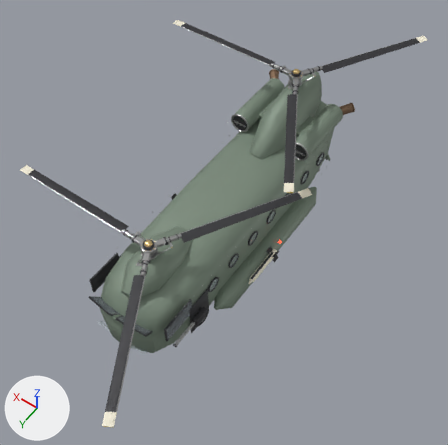
Renders of the glTF model assets/models/choppa/mule.glb from each side of a commit.
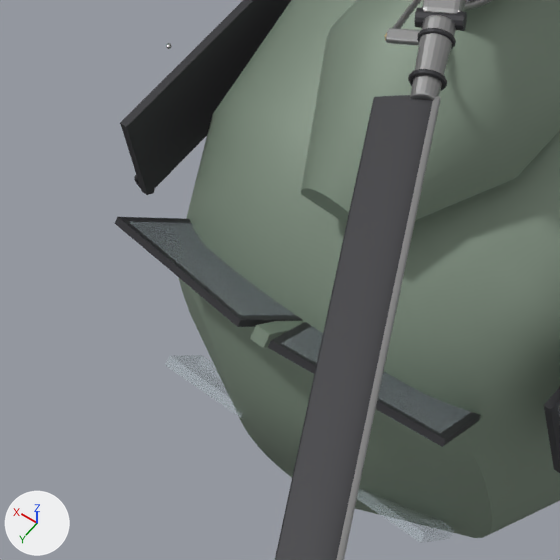
There are two pictures of each version: one whole from a 50 mm lens placed at (-6.74, 9.44, 14.43), pointed at (-0.14, 0.21, -0.08), one close up on the part from 15% to 37% of the width and 58% to 80% of the height. Lighting does not change. The marker at lower left points along +X, +Y and +Z. The older version's two pictures come first. Where no turn or scale is listed for an object, it has been applied to the vertices. Vertices at exactly the same position are counted once.

Names of what the first close-up shows: 'body', 'rotor'.
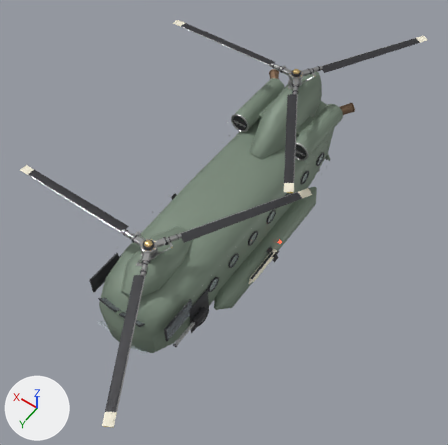
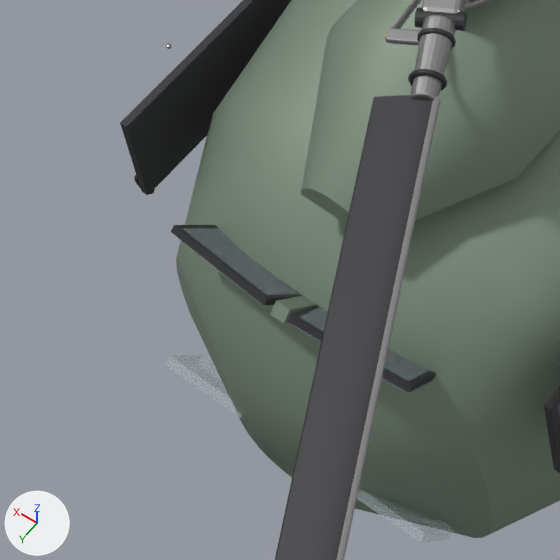
Diff of the bpy script that builds the scene:
```diff
--- a/assets/models/choppa/mule.glb.py
+++ b/assets/models/choppa/mule.glb.py
@@ me_body @@
 # used by ob_body; location = (0.0, 0.0, 0.0)
-me_body.from_pydata(...)  # 8598 vertices, 16424 faces; spans x -1.94..1.94, y -5.0..4.79, z -1.61..2.8
+me_body.from_pydata(...)  # 8598 vertices, 16424 faces; spans x -1.94..1.94, y -5.0..4.77, z -1.61..2.8
+# me_body part 1: the loose piece of 8 vertices spanning x -0.04..0.04, y 4.26..4.78, z 0.14..0.7 is scaled about its middle by (1, 0.887, 0.887), then moved by (0.0, -0.11, 0.05)
+# me_body part 2: 32 of 8598 vertices moved; they spanned x -0.97..0.97, y 4.19..4.79, z 0.09..0.75 and now span x -0.7..0.7, y 4.14..4.64, z 0.19..0.75; mean shift (0.0, -0.1, 0.05); largest move (-0.97, 4.67, 0.6) -> (-0.7, 4.58, 0.65)
 me_body.materials.append(mat_paint)
```

Where the change shows, as pixel boxes [x1, y1, x2, y2] in the close-ups (560 x 560 px; the box of a moved part takes in the faces that stretch with it):
'body', reshaped: before [115, 0, 560, 543]; after [120, 0, 560, 543]
part 1 of me_body, moved or reshaped: before [250, 321, 304, 348]; after [270, 296, 317, 323]
part 2 of me_body, moved or reshaped: before [115, 217, 481, 447]; after [171, 225, 436, 393]
